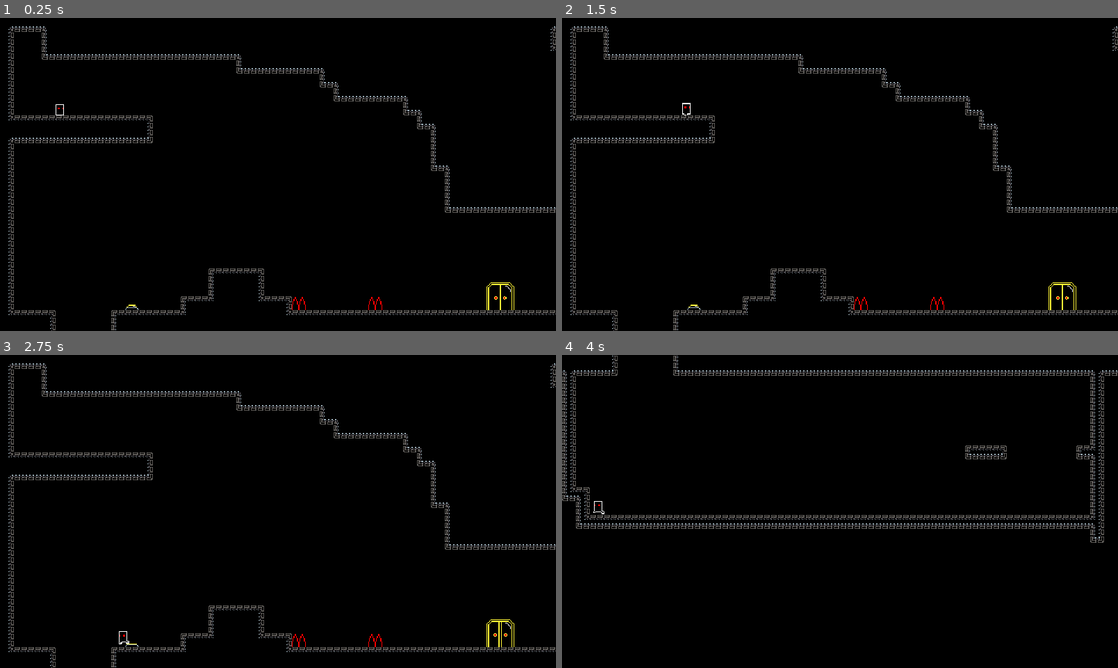
Above: before the commit, frames 1-4 (two rows, left to right).
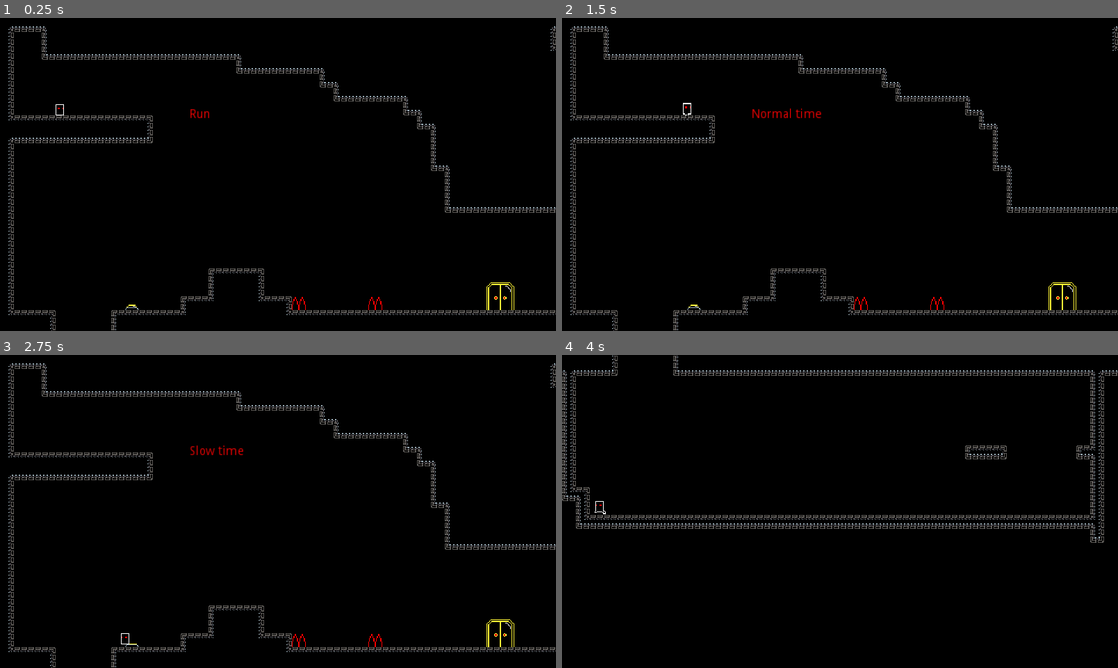
Above: after the commit, the same moments.

Repository: felipenune/outline-quest
Game: Godot game, scene res://Scenes/LevelTestingRoom.tscn
Two runs of this game, one before a commit and one after it. Both use one fixed random seed, a clock stepped at 60 frames per second and the inputs below.
Inputs:
- Up to frame 1 (0.25 s): no input
- Up to frame 2 (1.5 s): tap Enter at 0.5 s; hold Right (ui_right) from 0.53 s (still down); tap B (ui_slowtime, bound only after the commit) at 0.6, 1.35 s; tap Up (ui_up) at 0.77 s
- Up to frame 3 (2.75 s): tap Up (ui_up) at 1.52 s; release Right (ui_right) at 2.03 s; hold Left (ui_left) from 2.03 s (still down); tap B (ui_slowtime, bound only after the commit) at 2.1 s
- Up to frame 4 (4 s): keep holding Left (ui_left); tap B (ui_slowtime, bound only after the commit) at 2.85, 3.6 s; tap Up (ui_up) at 3.02, 3.77 s

The runs differ from the first frame. In frame 1, less than 0.1% of the frame differs, in the area x 34-38%, y 29-32%; in frame 2, 0.2%; in frame 3, 0.2%, in the area x 21-92%, y 28-94%; in frame 4, less than 0.1%.

Commit message:
slowdown time

Diff:
--- a/Scenes/LevelTestingRoom.tscn
+++ b/Scenes/LevelTestingRoom.tscn
@@ -10,7 +10,7 @@
 [ext_resource path="res://Scenes/Traps/Spikes.tscn" type="PackedScene" id=8]
 [ext_resource path="res://Scenes/CameraFollow.tscn" type="PackedScene" id=9]
 
-[node name="Level1" type="Node2D"]
+[node name="LevelTestingRoom" type="Node2D"]
 
 [node name="LevelController" parent="." instance=ExtResource( 5 )]
 next_level = ExtResource( 7 )
@@ -97,4 +97,15 @@
 position = Vector2( 320, 180 )
 
 [node name="Player" parent="." instance=ExtResource( 2 )]
-position = Vector2( 68.7568, 92.3208 )
+position = Vector2( 68.7568, 91.3208 )
+
+[node name="Label" type="Label" parent="."]
+margin_left = 218.0
+margin_top = 104.0
+margin_right = 258.0
+margin_bottom = 118.0
+custom_colors/font_color = Color( 0.937255, 0.0117647, 0.0117647, 1 )
+text = "Run"
+__meta__ = {
+"_edit_use_anchors_": false
+}
--- a/Scenes/PlayerScenes/Player.tscn
+++ b/Scenes/PlayerScenes/Player.tscn
@@ -35,6 +35,7 @@
 one_shot = true
 
 [node name="CoyotTimer" type="Timer" parent="."]
+wait_time = 0.07
 one_shot = true
 [connection signal="animation_finished" from="AnimatedSprite" to="." method="_on_AnimatedSprite_animation_finished"]
 [connection signal="timeout" from="MoveTimer" to="." method="_on_MoveTimer_timeout"]
--- a/Scripts/Player.gd
+++ b/Scripts/Player.gd
@@ -12,6 +12,7 @@
 var jumps_left = max_jumps
 var is_jumping = false
 var was_grounded = false
+var is_coyot_run = false
 
 var unlock_dash = false
 var speed_dash_side = 400
@@ -26,6 +27,9 @@
 var unlock_invert = false
 var is_invert = false
 
+var unlock_slow = false
+var is_slow_time = false
+
 var velocity = Vector2.ZERO
 
 var facing_right = true
@@ -37,6 +41,7 @@
 onready var jump_timer = $JumpTimer
 onready var dash_timer = $DashTimer
 onready var coyot_timer = $CoyotTimer
+onready var label = get_parent().get_node("Label")
 
 enum {
 	IDLE,
@@ -71,12 +76,21 @@
 
 	if (!is_invert and is_on_floor()) or (is_invert and is_on_ceiling()):
 		is_jumping = false
+		is_coyot_run = false
 		was_grounded = true
 		jumps_left = max_jumps
 		if not is_dashing:
 			can_dash = true
 	else:
-		coyot_timer.start(.1)
+		if !is_coyot_run:
+			is_coyot_run = true
+			coyot_timer.start(.07)
+
+	if Input.is_action_just_pressed("ui_slowtime"):
+		if not is_slow_time:
+			slow_down_time()
+		else:
+			restore_time()
 
 	match state:
 		IDLE:
@@ -247,6 +261,8 @@
 		jump_timer.start(duration)
 
 func death():
+	if is_slow_time:
+		restore_time()
 	var particles = death_particles.instance()
 	get_parent().add_child(particles)
 	particles.global_position = global_position
@@ -265,6 +281,30 @@
 	animation.flip_v = !animation.flip_v
 	jumps_left = 0
 	is_invert = !is_invert
+
+func slow_down_time():
+	animation.speed_scale *= 2
+	SPEED *= 2
+	JUMP_FORCE *= 2
+	GRAVITY *= 4
+	speed_dash_side *= 2
+	speed_dash_up *= 2
+	dash_time /= 2
+	is_slow_time = true
+	label.text = "Slow time"
+	Engine.time_scale = 0.5
+
+func restore_time():
+	animation.speed_scale /= 2
+	SPEED /= 2
+	JUMP_FORCE /= 2
+	GRAVITY /= 4
+	speed_dash_side /= 2
+	speed_dash_up /= 2
+	dash_time *= 2
+	is_slow_time = false
+	label.text = "Normal time"
+	Engine.time_scale = 1
 
 func _on_AnimatedSprite_animation_finished():
 	if animation.animation == "land":
--- a/project.godot
+++ b/project.godot
@@ -79,6 +79,11 @@
 "events": [ Object(InputEventKey,"resource_local_to_scene":false,"resource_name":"","device":0,"alt":false,"shift":false,"control":false,"meta":false,"command":false,"pressed":false,"scancode":86,"unicode":0,"echo":false,"script":null)
  ]
 }
+ui_slowtime={
+"deadzone": 0.5,
+"events": [ Object(InputEventKey,"resource_local_to_scene":false,"resource_name":"","device":0,"alt":false,"shift":false,"control":false,"meta":false,"command":false,"pressed":false,"scancode":66,"unicode":0,"echo":false,"script":null)
+ ]
+}
 
 [layer_names]
 
